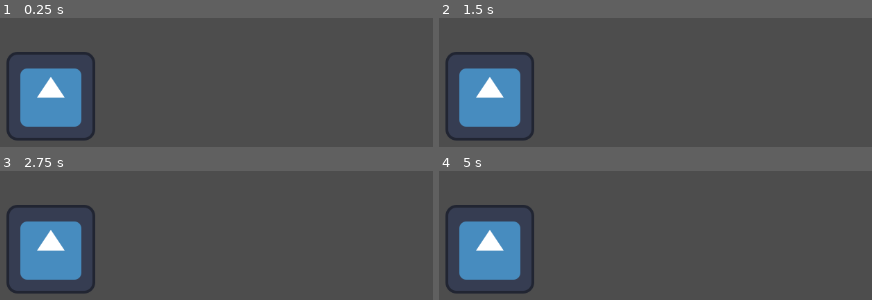
Above: before the commit, frames 1-4 (two rows, left to right).
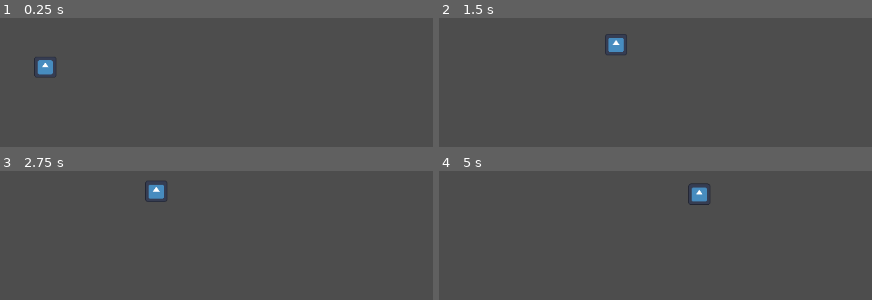
Above: after the commit, the same moments.

Repository: spicode/GameJamFiles
Game: Godot game, scene res://test_area.tscn
Same seed, same stepped clock (60 frames per second), same inputs: the game is played once before the commit and once after it. Before the commit the project starts from res://node_2d.tscn. The engine's default icon, where the game draws it, is replaced by a stand-in: a white triangle on a blue panel in a dark square.
Inputs:
- Up to frame 1 (0.25 s): no input
- Up to frame 2 (1.5 s): tap Enter (ui_accept) at 0.5, 0.77, 0.8, 1.07, 1.35 s; hold Shift 0.53-1.28 s; hold Right (ui_right) from 0.53 s (still down)
- Up to frame 3 (2.75 s): tap Enter (ui_accept) at 1.52, 1.82, 2.3 s; tap Shift at 1.55 s; release Right (ui_right) at 2.03 s; hold Left (ui_left) from 2.03 s (still down); hold Shift from 2.03 s (still down)
- Up to frame 4 (5 s): release Left (ui_left) at 2.78 s; release Shift at 2.78 s; hold Right (ui_right) 2.78-4.28 s; tap Shift at 2.85, 4.35 s; tap Enter (ui_accept) at 3.02, 3.32, 3.6, 3.77, 4.07, 4.52, 4.82 s; hold Left (ui_left) from 4.28 s (still down)

The runs differ from the first frame. In frame 1, 8.6% of the frame differs, in the area x 1-22%, y 26-96%; in frame 2, 9.0%; in frame 3, 9.0%; in frame 4, 9.1%, in the area x 1-63%, y 9-96%.

Commit message:
simple platformer controlls
move left and right jump space

Diff:
--- a/node_2d.tscn
+++ /dev/null
@@ -1,24 +0,0 @@
-[gd_scene load_steps=3 format=3 uid="uid://cmdh2hgqq0dsi"]
-
-[ext_resource type="Texture2D" uid="uid://cc125w1hbbfoy" path="res://icon.svg" id="1_gj1ij"]
-
-[sub_resource type="GDScript" id="GDScript_dt2o2"]
-script/source = "extends Sprite2D
-
-
-# Called when the node enters the scene tree for the first time.
-func _ready():
-	pass # Replace with function body.
-
-
-# Called every frame. 'delta' is the elapsed time since the previous frame.
-func _process(delta):
-	pass
-"
-
-[node name="Node2D" type="Node2D"]
-
-[node name="Icon" type="Sprite2D" parent="."]
-position = Vector2(601, 351)
-texture = ExtResource("1_gj1ij")
-script = SubResource("GDScript_dt2o2")
--- /dev/null
+++ b/objects(like_player)/player.tscn
@@ -0,0 +1,17 @@
+[gd_scene load_steps=4 format=3 uid="uid://dkdgc2eu1usm4"]
+
+[ext_resource type="Script" path="res://scripts/player.gd" id="1_oj5od"]
+[ext_resource type="Texture2D" uid="uid://cc125w1hbbfoy" path="res://icon.svg" id="2_ag7m5"]
+
+[sub_resource type="CircleShape2D" id="CircleShape2D_op6fd"]
+
+[node name="CharacterBody2D" type="CharacterBody2D"]
+script = ExtResource("1_oj5od")
+
+[node name="CollisionShape2D" type="CollisionShape2D" parent="."]
+shape = SubResource("CircleShape2D_op6fd")
+
+[node name="Sprite2D" type="Sprite2D" parent="."]
+position = Vector2(1, -5)
+scale = Vector2(0.24707, 0.240234)
+texture = ExtResource("2_ag7m5")
--- a/project.godot
+++ b/project.godot
@@ -11,7 +11,7 @@
 [application]
 
 config/name="GameJam"
-run/main_scene="res://node_2d.tscn"
+run/main_scene="res://test_area.tscn"
 config/features=PackedStringArray("4.2", "Forward Plus")
 config/icon="res://icon.svg"
 
--- /dev/null
+++ b/scripts/player.gd
@@ -0,0 +1,31 @@
+extends CharacterBody2D
+
+
+const SPEED = 200
+const JUMP_VELOCITY = -300.0
+
+# Get the gravity from the project settings to be synced with RigidBody nodes.
+var gravity = ProjectSettings.get_setting("physics/2d/default_gravity")
+
+
+func _physics_process(delta):
+	# Add the gravity.
+	if not is_on_floor():
+		velocity.y += gravity * delta
+
+	# Handle jump.
+	if Input.is_action_just_pressed("ui_accept") and is_on_floor():
+		velocity.y = JUMP_VELOCITY
+
+	# Get the input direction and handle the movement/deceleration.
+	# As good practice, you should replace UI actions with custom gameplay actions.
+	var direction = Input.get_axis("ui_left", "ui_right")
+	var acceleration = 10
+	if direction:
+		velocity.x = direction * SPEED
+	else:
+		velocity.x = move_toward(velocity.x, 0, SPEED)
+
+		if Input.is_key_pressed(KEY_SHIFT) == true:
+			velocity.x =+ acceleration + 199 * direction
+	move_and_slide()
--- /dev/null
+++ b/test_area.tscn
@@ -0,0 +1,17 @@
+[gd_scene load_steps=3 format=3 uid="uid://dnvp47cf6lmko"]
+
+[ext_resource type="PackedScene" uid="uid://dkdgc2eu1usm4" path="res://objects(like_player)/player.tscn" id="1_2r1jj"]
+
+[sub_resource type="WorldBoundaryShape2D" id="WorldBoundaryShape2D_m2k43"]
+
+[node name="test_area" type="Node2D"]
+
+[node name="CharacterBody2D" parent="." instance=ExtResource("1_2r1jj")]
+position = Vector2(16, -3)
+
+[node name="StaticBody2D" type="StaticBody2D" parent="."]
+
+[node name="CollisionShape2D" type="CollisionShape2D" parent="StaticBody2D"]
+shape = SubResource("WorldBoundaryShape2D_m2k43")
+
+[node name="Camera2D" type="Camera2D" parent="."]
Not shown, added: objects(like_player)/pla707F.tmp
Not shown, added: objects(like_player)/plaA3F2.tmp
